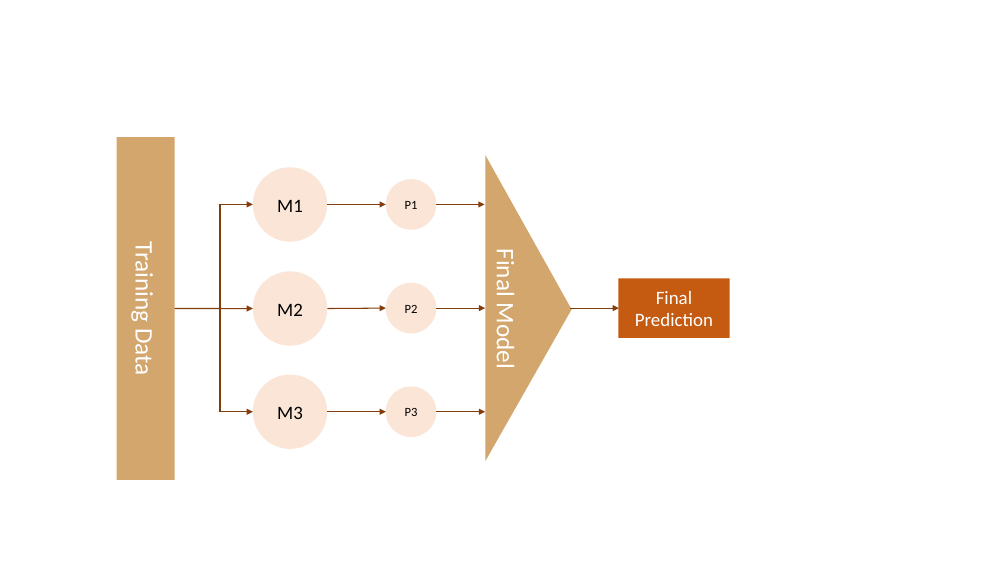
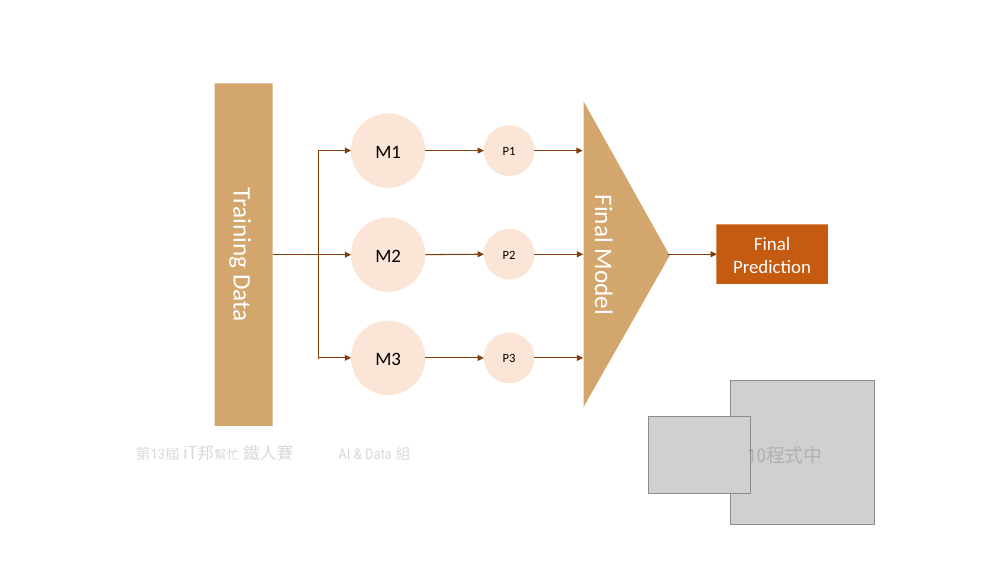
Before and after one commit to andy6804tw/andy6804tw.github.io, a slide deck: slide 1 of _posts/ithome/2021/16.Stacking/16.Stacking.pptx. Drawn at 1008x567 pixels with LibreOffice and Linux fonts; fonts in the diff are those of the drawing; grey boxes stand for pictures. Boxes give left, top, right and bottom in pixels: in the first picture for what was removed or moved away, otherwise in the second. Text is boxed around its words. In the diff, an @@ line names an element or a change of style, - is before the commit and + after.

```diff
--- a/_posts/ithome/2021/16.Stacking/16.Stacking.pptx
+++ b/_posts/ithome/2021/16.Stacking/16.Stacking.pptx
@@ 8 arrows, 6 ellipses, 2 rectangles, 2 elbow arrows, 1 triangle: place and size @@
-8 arrows, 6 ellipses, 2 rectangles, 2 elbow arrows, 1 triangle at [116,138,730,480]
+8 arrows, 6 ellipses, 2 rectangles, 2 elbow arrows, 1 triangle at [215,84,828,426]
@@ group added at [136,380,875,525]: 3 texts, 2 pictures @@
+第13屆 iT邦幫忙 鐵人賽
+AI & Data 組
+10程式中
```
Also in this commit, not shown: 1 slide added, 4 other files.
